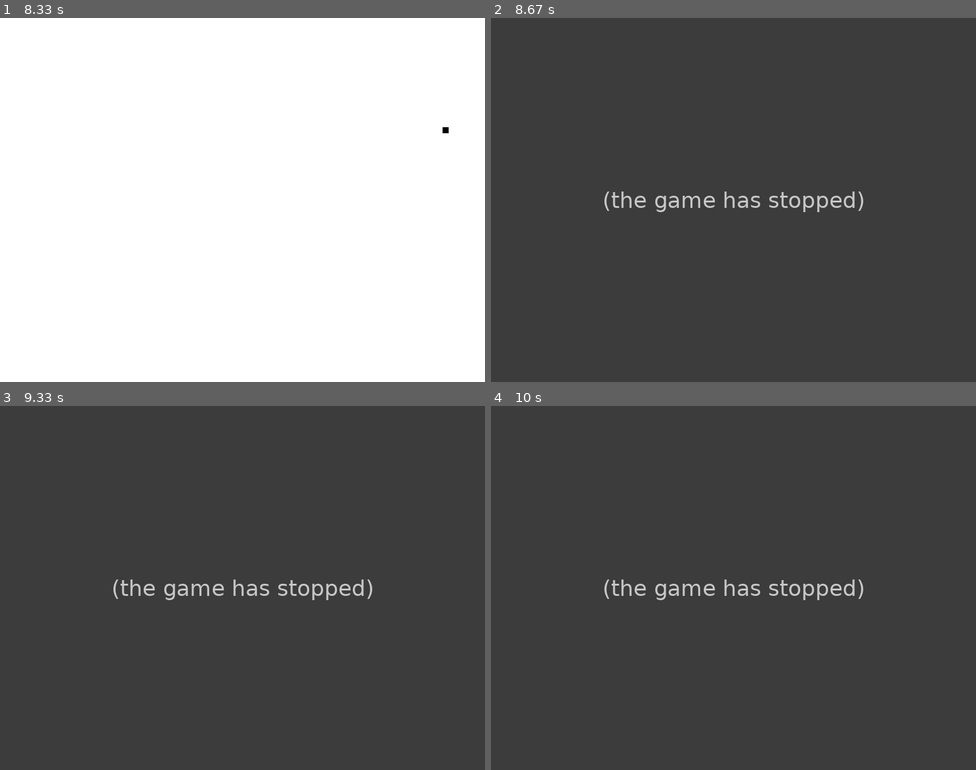
Above: before the commit, frames 1-4 (two rows, left to right).
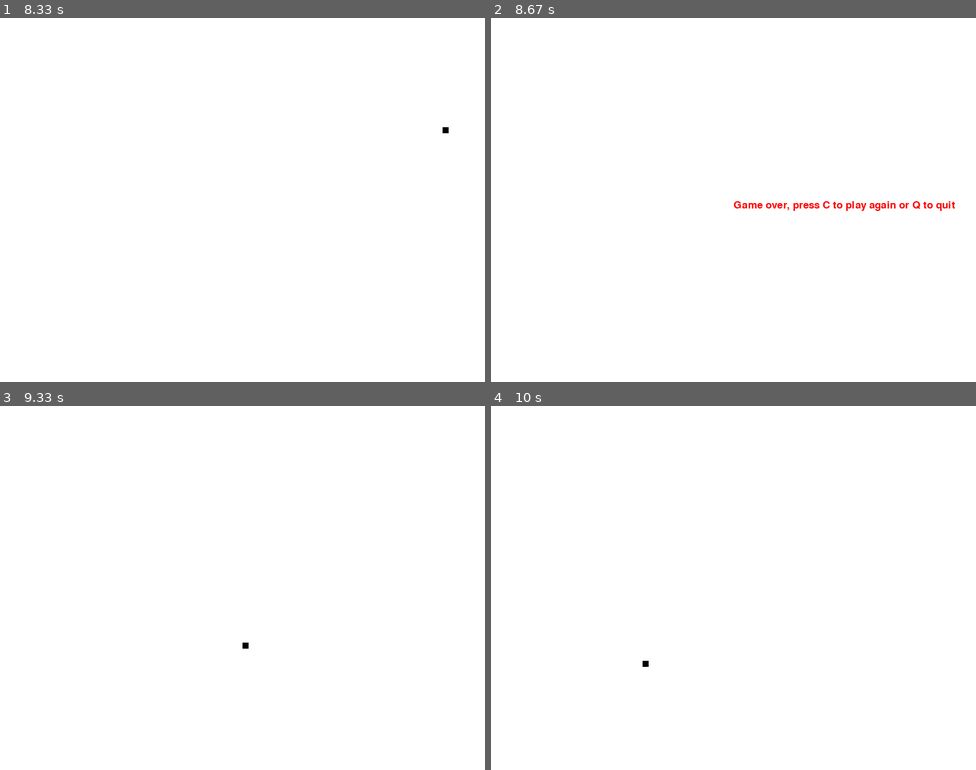
Above: after the commit, the same moments.

Repository: HOdedra/Pygame-snake
Game: pygame game, started from game_1.py
The game is run twice, just before and just after one commit, with the same random seed, the same clock (stepped at 60 frames per second) and the same inputs.
Inputs:
- Up to frame 1 (8.33 s): hold Right 0.33-0.8 s; hold Up 0.83-1.13 s; hold Right 1.17-1.63 s; hold Left 1.67-2.2 s; hold Down 2.23-2.53 s; hold Left 2.57-2.97 s; hold Up 3-3.37 s; hold Right 3.4-4.03 s; hold Down 4.07-4.43 s; hold Left 4.47-4.93 s; hold Right 4.97-5.43 s; hold Up 5.47-5.77 s; hold Right 5.8-6.27 s; hold Left 6.3-6.83 s; hold Down 6.87-7.17 s; hold Left 7.2-7.6 s; hold Up 7.63-8 s; hold Right from 8.03 s (still down)
- Up to frame 2 (8.67 s): keep holding Right
- Up to frame 3 (9.33 s): release Right at 8.67 s; tap C at 8.7 s; hold Down from 9.03 s (still down)
- Up to frame 4 (10 s): release Down at 9.4 s; hold Left 9.43-9.9 s; hold Right from 9.93 s (still down)

Frame 1 is identical in both runs. In frame 2, 100% of the frame differs, in the area x 0-100%, y 0-100%; in frame 3, 100%; in frame 4, 100%.
Before the commit the program exited at 8.6 s; later frames show no game.

Commit message:
Added game over functionality

Diff:
--- a/game_1.py
+++ b/game_1.py
@@ -1,5 +1,5 @@
 import pygame
-
+import time
 """
 Three steps:
 1. event handling
@@ -31,58 +31,85 @@
 #updating frames etc
 #pygame.display.update()
 
-#game loop
-gameExit= False
 
-#leader of the groups of blocks
-lead_x = display_width/2
-lead_y = display_height/2
-lead_x_change = 0
-lead_y_change = 0
 #FPS
 clock = pygame.time.Clock()
 
 block_size = 10
 FPS = 30
 
-while not gameExit:
-    for event in pygame.event.get():
-        if event.type == pygame.QUIT:
-            gameExit = True
-        if event.type == pygame.KEYDOWN:
-            if event.key == pygame.K_LEFT:
-                lead_x_change -= block_size
-                lead_y_change = 0
-            elif event.key == pygame.K_RIGHT:
-                lead_x_change += block_size
-                lead_y_change = 0
-            elif event.key == pygame.K_UP:
-                lead_y_change -= block_size
-                lead_x_change = 0
-            elif event.key == pygame.K_DOWN:
-                lead_y_change += block_size
-                lead_x_change = 0
-        """if event.type == pygame.KEYUP:
-            if event.key == pygame.K_LEFT or event.key == pygame.K_RIGHT:
-                lead_x_change = 0 """
+font = pygame.font.SysFont(None,25)
 
-    if lead_x >= display_width or lead_x < 0 or lead_y >= display_height or lead_y < 0:
-        gameExit = True
+def message_to_screen(msg,color):
+    screen_text = font.render(msg,True,color)
+    gameDisplay.blit(screen_text,[display_width/2,display_height/2])
 
-    lead_x += lead_x_change
-    lead_y += lead_y_change
+def gameLoop():
+    #game loop
+    gameExit= False
+    gameOver = False
 
-    gameDisplay.fill(white)
-    pygame.draw.rect(gameDisplay,black, [lead_x,lead_y,block_size,block_size])
+    #leader of the groups of blocks
+    lead_x = display_width/2
+    lead_y = display_height/2
+    lead_x_change = 0
+    lead_y_change = 0
 
-    #good way to also create a rectangle
-    #gameDisplay.fill(red, rect=[200,200,50,50])
+    while not gameExit:
 
-    pygame.display.update()
+        while gameOver == True:
+            gameDisplay.fill(white)
+            message_to_screen("Game over, press C to play again or Q to quit",red)
+            pygame.display.update()
 
-    #FPS
-    clock.tick(FPS)
+            for event in pygame.event.get():
+                if event.type == pygame.KEYDOWN:
+                    if event.key == pygame.K_q:
+                        gameExit = True
+                        gameOver = False
+                    if event.key == pygame.K_c:
+                        gameLoop()
 
-#this uninitializes pygame
-pygame.quit()
-quit()
+        for event in pygame.event.get():
+            if event.type == pygame.QUIT:
+                gameExit = True
+            if event.type == pygame.KEYDOWN:
+                if event.key == pygame.K_LEFT:
+                    lead_x_change -= block_size
+                    lead_y_change = 0
+                elif event.key == pygame.K_RIGHT:
+                    lead_x_change += block_size
+                    lead_y_change = 0
+                elif event.key == pygame.K_UP:
+                    lead_y_change -= block_size
+                    lead_x_change = 0
+                elif event.key == pygame.K_DOWN:
+                    lead_y_change += block_size
+                    lead_x_change = 0
+            """if event.type == pygame.KEYUP:
+                if event.key == pygame.K_LEFT or event.key == pygame.K_RIGHT:
+                    lead_x_change = 0 """
+
+        if lead_x >= display_width or lead_x < 0 or lead_y >= display_height or lead_y < 0:
+            gameOver = True
+
+
+
+        lead_x += lead_x_change
+        lead_y += lead_y_change
+
+        gameDisplay.fill(white)
+        pygame.draw.rect(gameDisplay,black, [lead_x,lead_y,block_size,block_size])
+
+        #good way to also create a rectangle
+        #gameDisplay.fill(red, rect=[200,200,50,50])
+
+        pygame.display.update()
+
+        #FPS
+        clock.tick(FPS)
+
+    pygame.quit()
+    quit()
+
+gameLoop()
